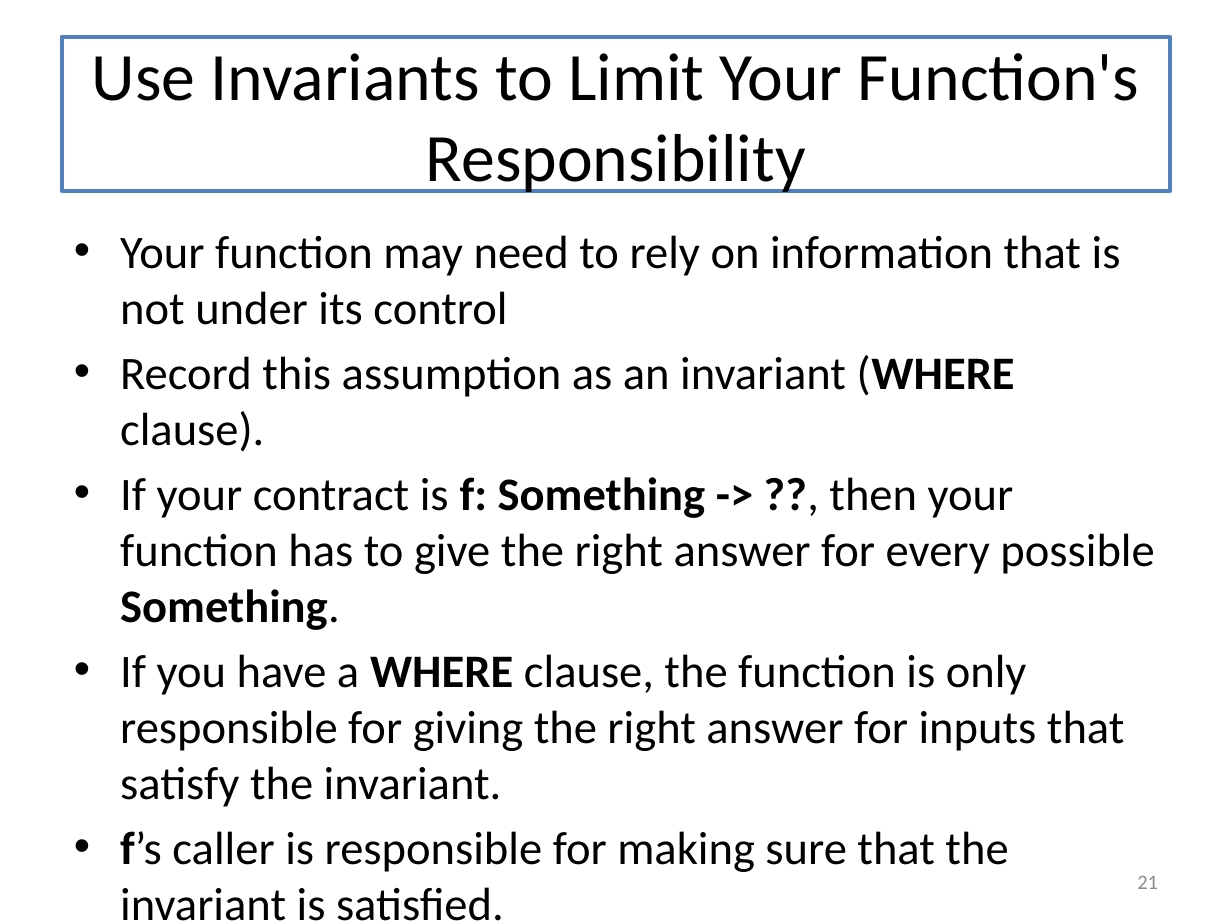
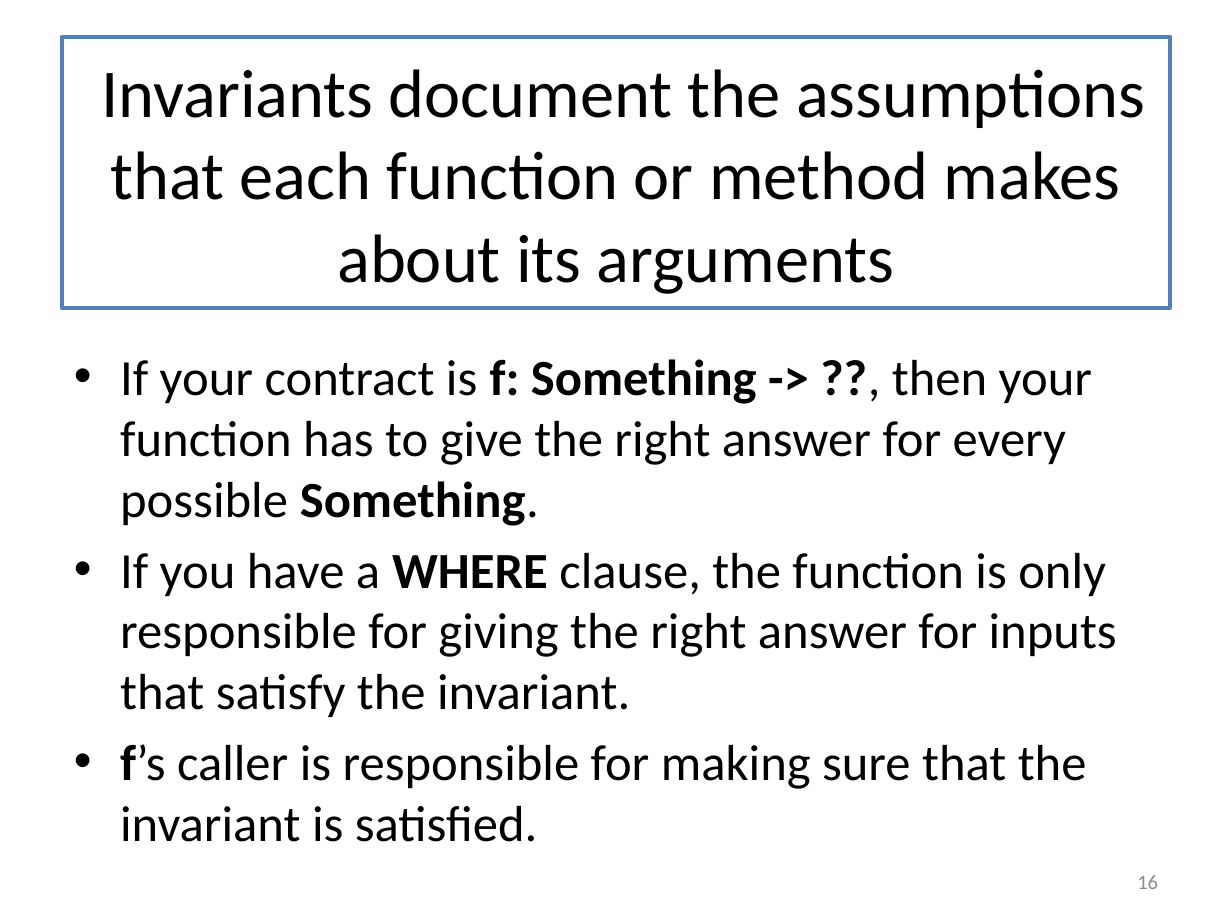
Before and after one commit to mwand/cs5010f16, a slide deck: slide 16 of Slides/Lesson 12.1 The Last Lecture.pptx (slide 21 before the commit). Drawn at 1232x924 pixels with LibreOffice and Linux fonts; fonts in the diff are those of the drawing. Boxes give left, top, right and bottom in pixels: in the first picture for what was removed or moved away, otherwise in the second. Text is boxed around its words. In the diff, an @@ line names an element or a change of style, - is before the commit and + after.

Commit message:
revised L12.1 The Last Lecture

```diff
--- a/Slides/Lesson 12.1 The Last Lecture.pptx
+++ b/Slides/Lesson 12.1 The Last Lecture.pptx
@@ title "Invariants document the assumptions that ...": place and size @@
-title "Invariants document the assumptions that ..." at [62, 37, 1170, 191]
+title "Invariants document the assumptions that ..." at [62, 37, 1170, 308]
@@ title at [102, 69, 1145, 294]: text changed; size 39.6 to 40 pt @@
-Use Invariants to Limit Your Function's Responsibility
+Invariants document the assumptions that each function or method makes about its arguments
@@ text at [120, 235, 1121, 451]: paragraphs removed @@
-• Your function may need to rely on information that is not under its control
-• Record this assumption as an invariant (WHERE clause).
@@ text "If your contract is f: ...": place and size @@
-text "If your contract is f: ..." at [120, 235, 1154, 921]
+text "If your contract is f: ..." at [120, 359, 1117, 842]
@@ text "If your contract is f: ..." at [120, 359, 1117, 842]: size 27.2 to 29.6 pt @@
@@ page number at [1137, 875, 1158, 889]: text changed @@
-21
+16
```
Also in this commit, not shown: 10 other slides changed, 5 slides added, 3 slides removed.
